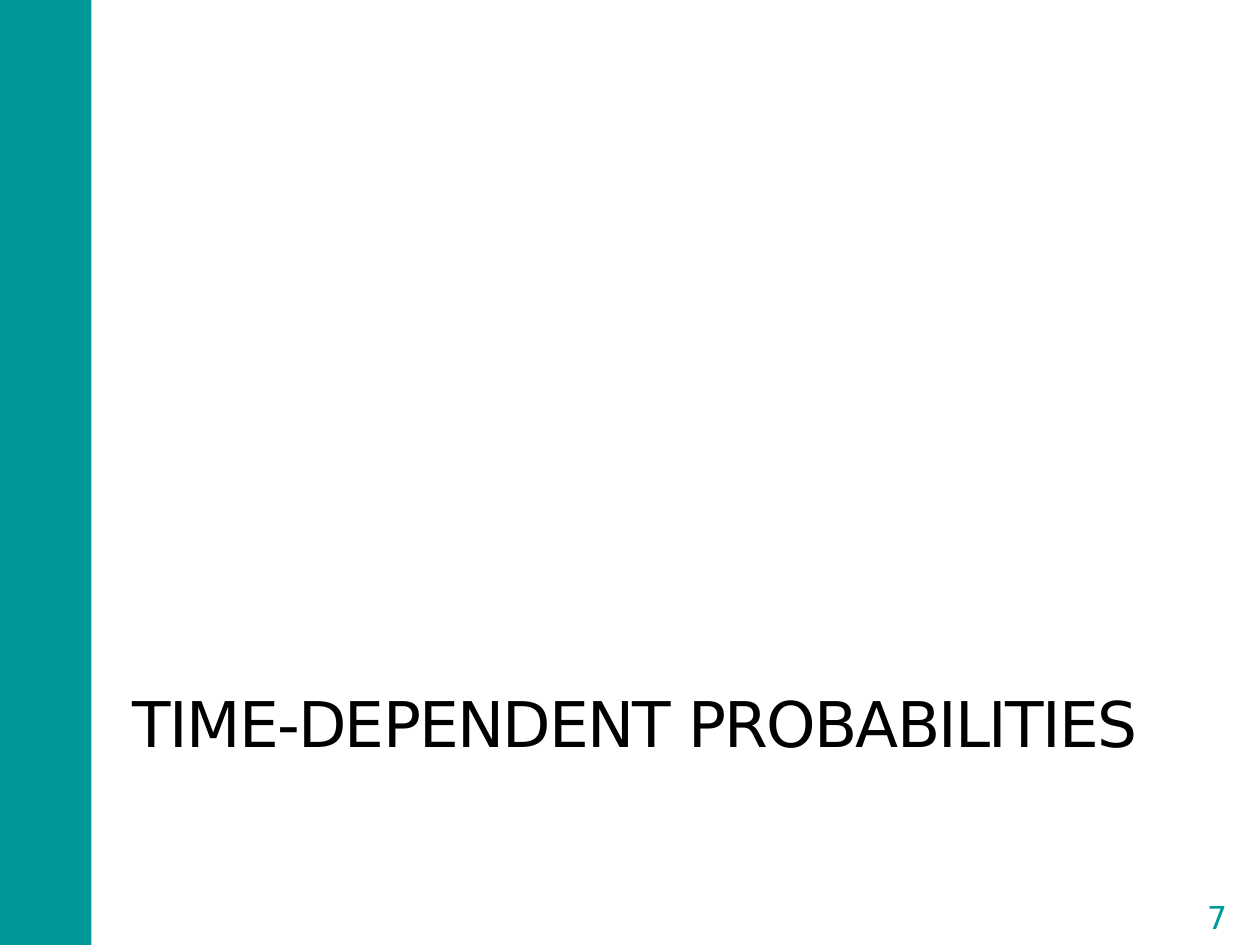
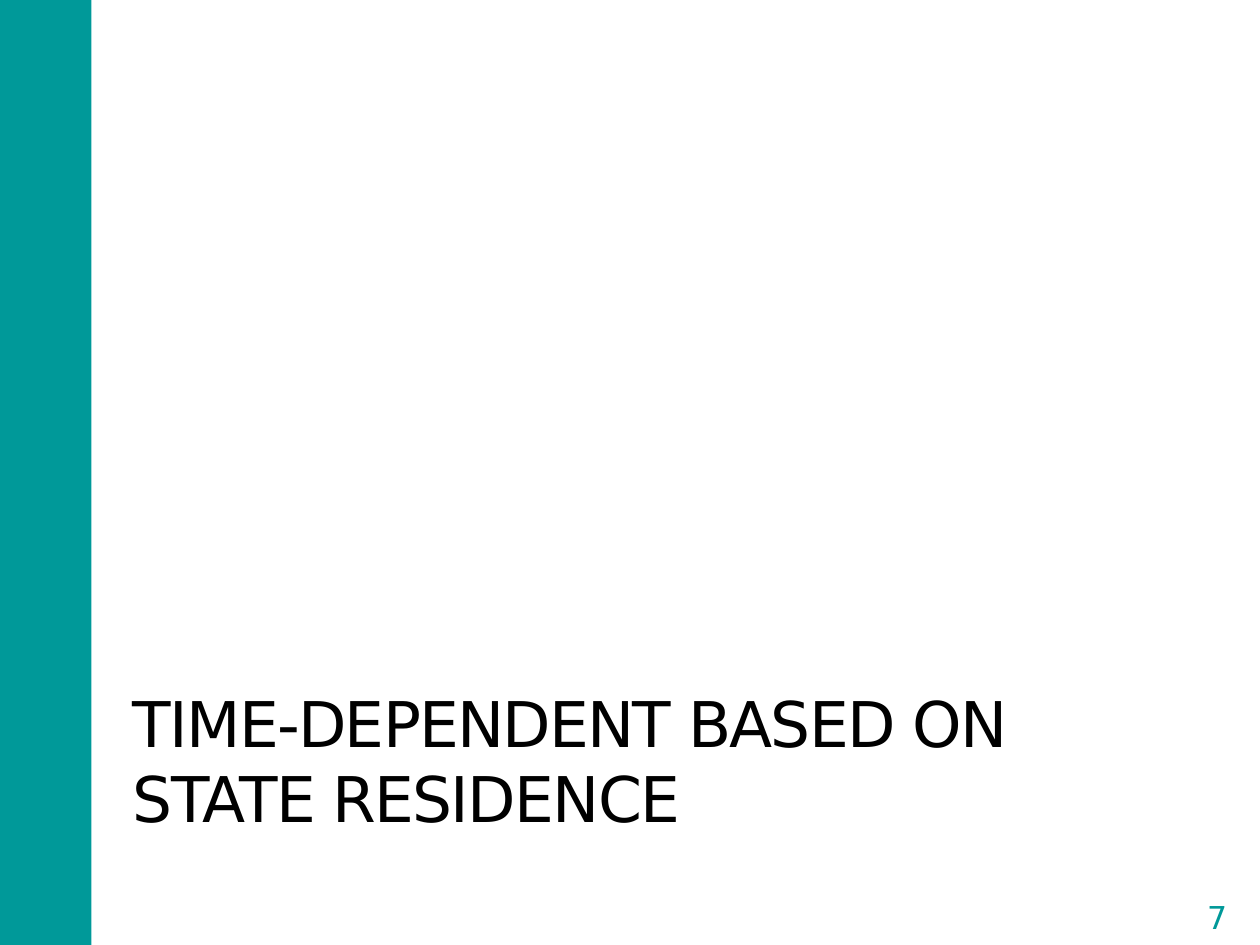
Before and after one commit to DARTH-git/Course-Modularization, a slide deck: slide 7 of Markov models/Slides/Markov Model Variants.pptx. Drawn at 1260x945 pixels with LibreOffice and Linux fonts; fonts in the diff are those of the drawing. Boxes give left, top, right and bottom in pixels: in the first picture for what was removed or moved away, otherwise in the second. Text is boxed around its words. In the diff, an @@ line names an element or a change of style, - is before the commit and + after.

```diff
--- a/Markov models/Slides/Markov Model Variants.pptx
+++ b/Markov models/Slides/Markov Model Variants.pptx
@@ title at (133,700,1007,823): text changed @@
-TIME-DEPENDENT PROBABILITIES
+TIME-DEPENDENT BASED ON STATE RESIDENCE
```
Also in this commit, not shown: 3 other slides changed, 5 slides added, 2 slides removed, 43 other files.
